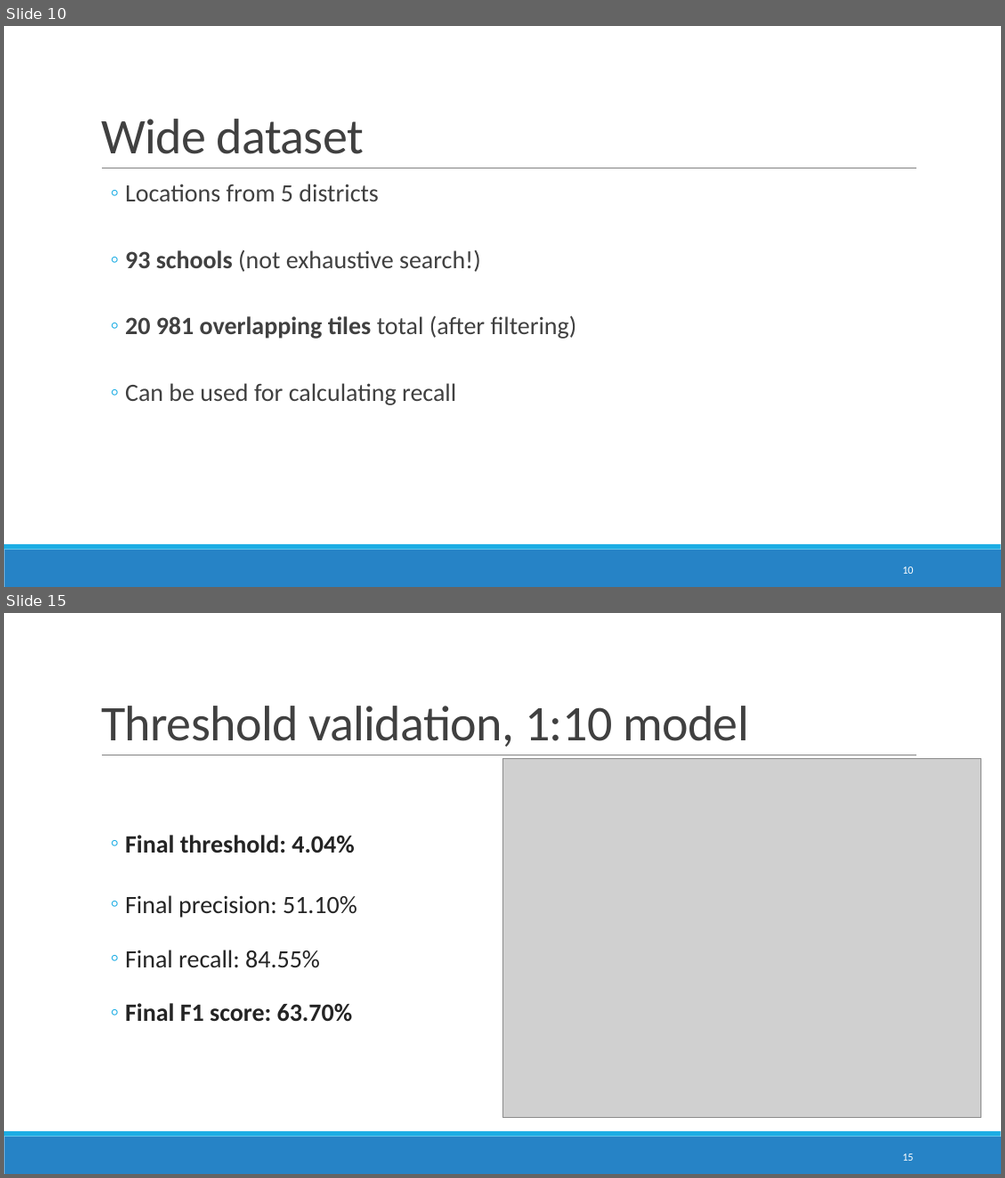
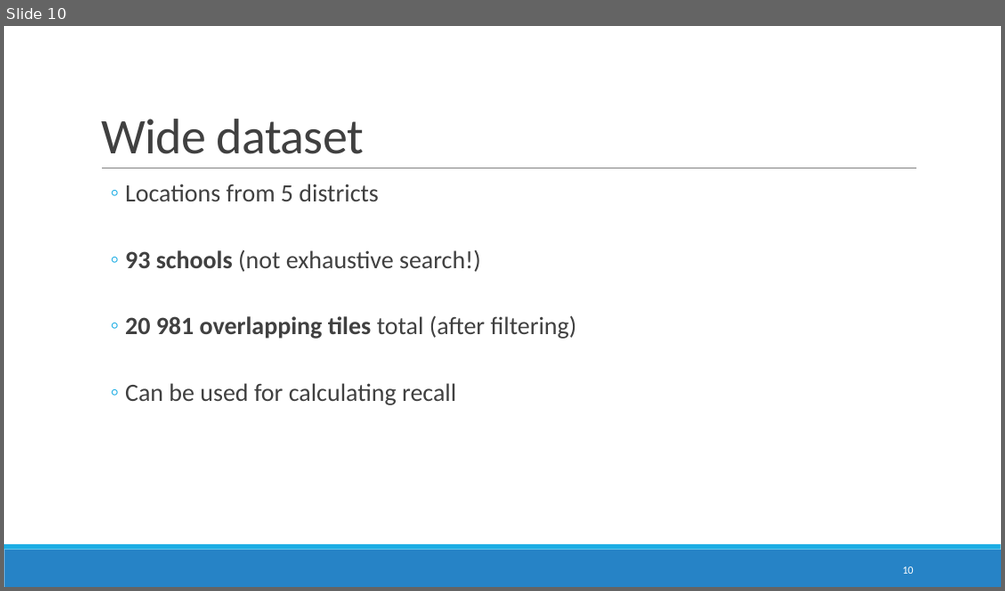
Before and after one commit to DomJamb/school_mapping, a slide deck: presentations/16.1/School mapping in ESRI imagery.pptx. Shown one above the other, each under a label of ours: slides 10 and 15 before the commit, slide 10 after it; the slides between them are not shown. The pictures are 1005x1178 and 1005x591 pixels, drawn with LibreOffice and Linux fonts; fonts in the diff are those of the drawing; grey boxes stand for pictures. Boxes give left, top, right and bottom in pixels: in the first picture for what was removed or moved away, otherwise in the second. Text is boxed around its words. In the diff, an @@ line names an element or a change of style, - is before the commit and + after.

```diff
--- a/presentations/16.1/School mapping in ESRI imagery.pptx
+++ b/presentations/16.1/School mapping in ESRI imagery.pptx
@@ slide 15 removed at bbox=[4, 613, 1001, 1174], background #FFFFFF; not listed: 3 template elements that a slide beside it also shows @@
@@ title removed at bbox=[101, 706, 749, 747] @@
-Threshold validation, 1:10 model
@@ picture removed at bbox=[502, 758, 981, 1117] @@
@@ text removed at bbox=[125, 835, 357, 1022] @@
-  ◦ Final threshold: 4.04%
-  ◦ Final precision: 51.10%
-  ◦ Final recall: 84.55%
-  ◦ Final F1 score: 63.70%
@@ page number removed at bbox=[902, 1153, 913, 1160] @@
-15
```
Also in this commit, not shown: 9 slides changed, 2 other slides removed, 1 other file.
